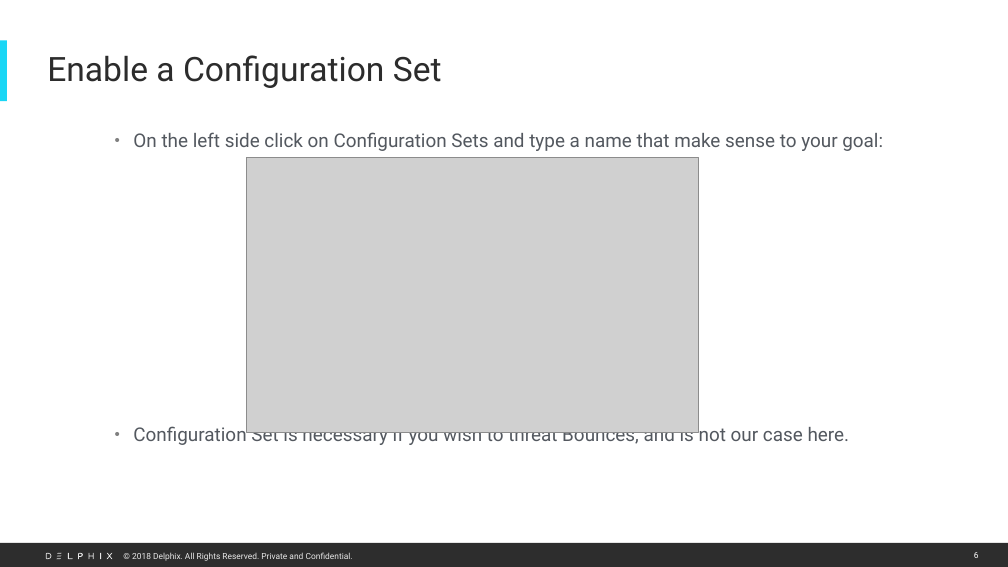
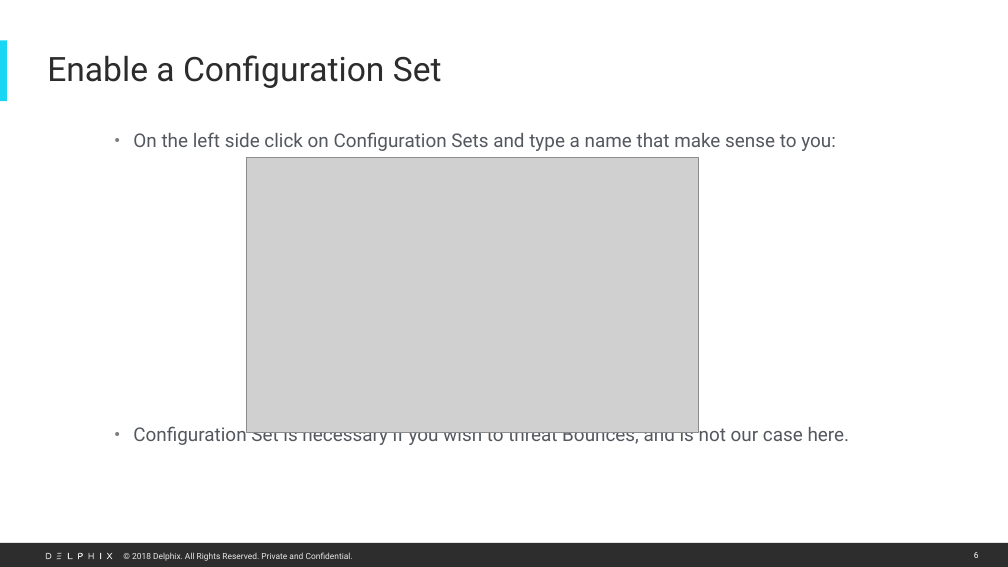
Before and after one commit to marzulo/AWS_SES_artifacts, a slide deck: slide 6 of How to configure AWS SES.pptx. Drawn at 1008x567 pixels with LibreOffice and Linux fonts; fonts in the diff are those of the drawing; grey boxes stand for pictures. Boxes give left, top, right and bottom in pixels: in the first picture for what was removed or moved away, otherwise in the second. Text is boxed around its words. In the diff, an @@ line names an element or a change of style, - is before the commit and + after.

```diff
--- a/How to configure AWS SES.pptx
+++ b/How to configure AWS SES.pptx
@@ text at <box>133,132,836,151</box>: text changed @@
-• On the left side click on Configuration Sets and type a name that make sense to your goal:
+• On the left side click on Configuration Sets and type a name that make sense to you:
```
Also in this commit, not shown: 8 other slides changed.
